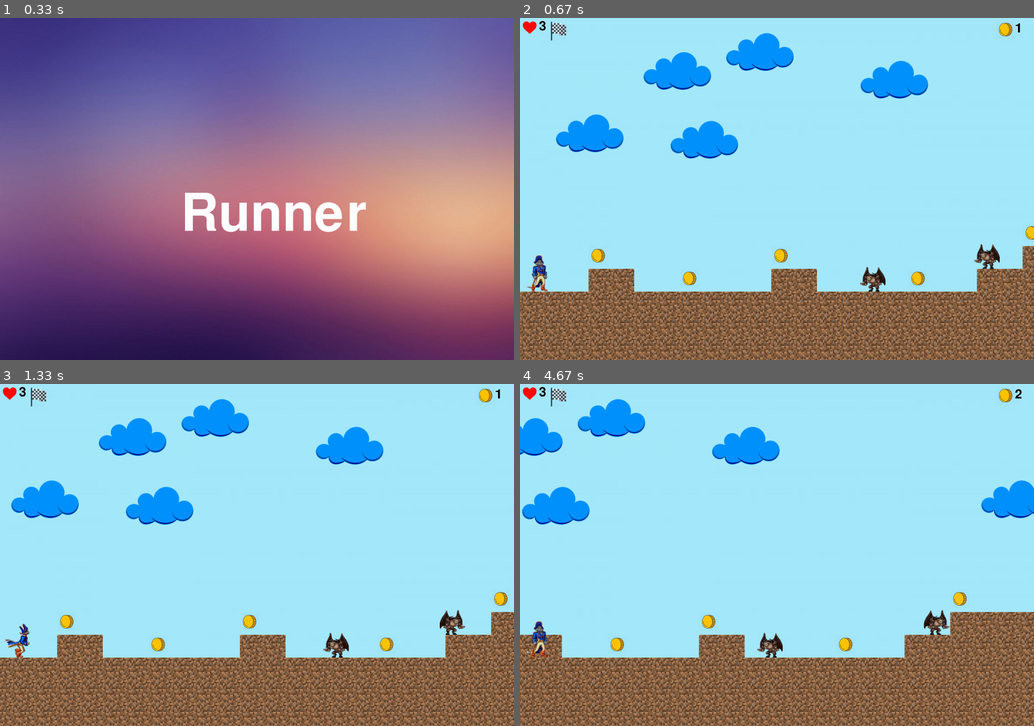
Above: before the commit, frames 1-4 (two rows, left to right).
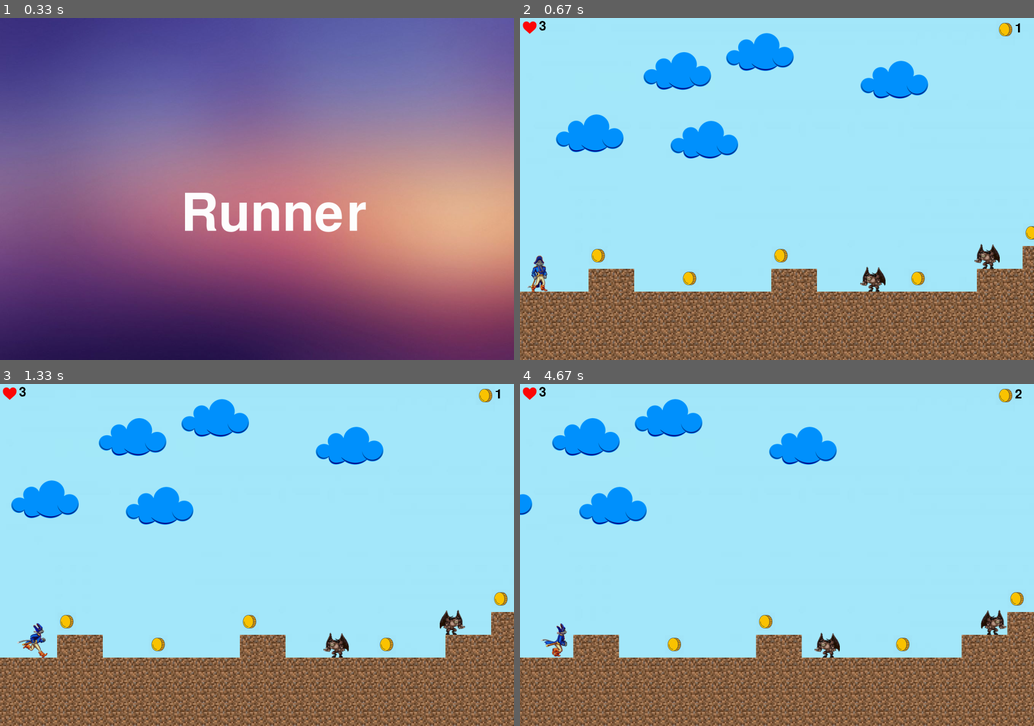
Above: after the commit, the same moments.

Repository: TimerBond/game
Game: pygame game, started from pygame/ProjectPygame/Main.py
The game is run twice, just before and just after one commit, with the same random seed, the same clock (stepped at 60 frames per second) and the same inputs.
Inputs (mouse positions are in pixels of both pictures, inside the frame that each line leads up to):
- Up to frame 1 (0.33 s): no input
- Up to frame 2 (0.67 s): click (777, 189) at 0.38 s
- Up to frame 3 (1.33 s): hold Space 0.67-1.13 s; hold Right 0.67-1.13 s; hold Right from 1.17 s (still down)
- Up to frame 4 (4.67 s): release Right at 1.63 s; hold Right 1.67-2.13 s; tap V at 1.82, 3.48 s; hold Right 2.17-2.8 s; hold Right 2.83-3.3 s; hold Right 3.33-3.8 s; hold Right 3.83-4.47 s; hold Right from 4.5 s (still down)

Frame 1 is identical in both runs. In frame 2, 0.2% of the frame differs, in the area x 1-9%, y 1-80%; in frame 3, 0.5%; in frame 4, 24%, in the area x 0-100%, y 1-100%.

Commit message:
Add files via upload

Diff:
--- a/pygame/ProjectPygame/Finish.py
+++ b/pygame/ProjectPygame/Finish.py
@@ -1,4 +1,5 @@
 import pygame
+from const import *
 
 
 class Finish(pygame.sprite.Sprite):
@@ -8,5 +9,5 @@
         super().__init__(group)
         self.image = Finish.image
         self.rect = self.image.get_rect().move(
-            x, y
+            x * CELL_SIZE, y * CELL_SIZE
         )
--- a/pygame/ProjectPygame/Main.py
+++ b/pygame/ProjectPygame/Main.py
@@ -108,16 +108,12 @@
 
 start_screen()
 
-player = MainPlayer.AnimatedSprite(pygame.image.load('sprites/anim1.png'),
-                                   8, 1, player_x, player_y, player_group, 3, all_blocks)
-was = False
+player = MainPlayer.AnimatedSprite(player_x, player_y, player_group, all_blocks)
+go = False
 b = False
 t = 0
 clock = pygame.time.Clock()
 player_HP = 3
-superSkill = False
-tap = True
-plus_x = 0
 while running:
     for event in pygame.event.get():
         if event.type == pygame.QUIT:
@@ -128,26 +124,13 @@
             if event.key == 116:
                 superSkill = False
             if event.key == 275:
-                tap = False
-                for i in player_group:
-                    player_HP = i.HP
-                player_group.empty()
-                image = 'sprites/anim2.png'
-                if superSkill:
-                    image = 'sprites/anim2_2.png'
-                player = MainPlayer.AnimatedSprite(pygame.image.load(image),
-                                                   9, 1, player_x, player_y, player_group, player_HP, all_blocks)
-                was = True
+                go = player.forward()
             if event.key == 32:
                 spaceTap = True
                 for i in player_group:
                     player_HP = i.HP
-                player_group.empty()
-                image = 'sprites/anim3.png'
-                if superSkill:
-                    image = 'sprites/anim3_3.png'
-                player = MainPlayer.AnimatedSprite(pygame.image.load(image),
-                                                   7, 1, player_x, player_y - CELL_SIZE, player_group, player_HP, all_blocks)
+                    player_x = i.rect.x
+                    player_y = i.rect.y
                 b = True
             if event.key == 118:
                 pos_x = 0
@@ -158,39 +141,16 @@
                 HeroBullet.HeroBullet(hero_bullets, all_sprites, pos_x, pos_y, all_blocks, monsters)
         elif event.type == pygame.KEYUP:
             if event.key == 275:
-                for i in player_group:
-                    player_HP = i.HP
-                player_group.empty()
-                image = 'sprites/anim1.png'
-                if superSkill:
-                    image = 'sprites/anim1_1.png'
-                player = MainPlayer.AnimatedSprite(pygame.image.load(image),
-                                                   8, 1, player_x, player_y, player_group, player_HP, all_blocks)
-                was = False
-                tap = True
-    if tap:
-        for i in player_group:
-            player_HP = i.HP
-        player_group.empty()
-        image = 'sprites/anim1.png'
-        if superSkill:
-            image = 'sprites/anim1_1.png'
-        player = MainPlayer.AnimatedSprite(pygame.image.load(image), 8, 1, player_x, player_y, player_group, player_HP, all_blocks)
+                go = False
+                player.stop()
     if b:
         t += 1
     if t == 7:
         b = False
         t = 0
-        for i in player_group:
-            player_HP = i.HP
-        player_group.empty()
-        image = 'sprites/anim1.png'
-        if superSkill:
-            image = 'sprites/anim1_1.png'
-        player = MainPlayer.AnimatedSprite(pygame.image.load(image), 8, 1, player_x, player_y, player_group, player_HP, all_blocks)
-    if was:
+    if go:
+        go = player.forward()
         Camera(all_sprites)
-        plus_x += PLAYER_SPEED
     screen.fill((255, 255, 255))
     back.draw(screen)
     clouds_sprites.draw(screen)
--- a/pygame/ProjectPygame/MainPlayer.py
+++ b/pygame/ProjectPygame/MainPlayer.py
@@ -3,22 +3,29 @@
 
 
 class AnimatedSprite(pygame.sprite.Sprite):
-    def __init__(self, sheet, columns, rows, x, y, all_sprites, player_HP, all_blocks):
+    modes = {
+        0: (pygame.image.load('sprites/anim1.png'), pygame.image.load('sprites/anim1_1.png'), 8, 1),
+        1: (pygame.image.load('sprites/anim2.png'), pygame.image.load('sprites/anim2_2.png'), 9, 1),
+        2: (pygame.image.load('sprites/anim3.png'), pygame.image.load('sprites/anim3_3.png'), 7, 1)
+    }
+
+    def __init__(self, x, y, all_sprites, all_blocks):
         super().__init__(all_sprites)
+        self.heightMode = 0
+        self.mode = 0
         self.frames = []
+        self.cur_frame = 0
         self.all_blocks = all_blocks
-        self.cut_sheet(sheet, columns, rows)
-        self.cur_frame = 0
+        self.HP = 3
+        self.rect = pygame.Rect(0, 0, 0, 0)
+        self.changeMode(0)
         self.image = self.frames[self.cur_frame]
-        self.rect = self.image.get_rect().move(
-            x, y - self.rect.h + CELL_SIZE + 3
-        )
-        self.HP = player_HP
+        self.rect.x = x
+        self.rect.y = y - self.rect.h + CELL_SIZE + 3
 
     def cut_sheet(self, sheet, columns, rows):
-
-        self.rect = pygame.Rect(0, 0, sheet.get_width() // columns,
-                                sheet.get_height() // rows)
+        self.rect.h = sheet.get_height() // rows
+        self.rect.w = sheet.get_width() // columns
         for j in range(rows):
             for i in range(columns):
                 frame_location = (self.rect.w * i, self.rect.h * j)
@@ -29,5 +36,24 @@
         self.cur_frame = (self.cur_frame + 1) % len(self.frames)
         self.image = self.frames[self.cur_frame]
         self.rect.y += 10
-        if pygame.sprite.spritecollideany(self, self.all_blocks):
+        if pygame.sprite.spritecollideany(self, self.all_blocks) is not None:
             self.rect.y -= 10
+
+    def changeMode(self, mode):
+        self.frames = []
+        self.cut_sheet(AnimatedSprite.modes[mode][self.heightMode], AnimatedSprite.modes[mode][2], AnimatedSprite.modes[mode][3])
+        self.mode = mode
+
+    def forward(self):
+        if self.mode == 0:
+            self.changeMode(1)
+        self.rect.x += PLAYER_SPEED
+        blocks = pygame.sprite.spritecollide(self, self.all_blocks, False)
+        for block in blocks:
+            if block.rect.y < self.rect.y + self.rect.h - 10:
+                self.rect.x -= PLAYER_SPEED
+                return False
+        return True
+
+    def stop(self):
+        self.changeMode(0)
--- a/pygame/ProjectPygame/const.py
+++ b/pygame/ProjectPygame/const.py
@@ -1,8 +1,3 @@
-def reduceHP():
-    global PLAYERS_HP
-    PLAYERS_HP -= 10
-
-
 CELL_SIZE = 60
 SIZE = 1350, 900
 PLAYER_SPEED = 5
